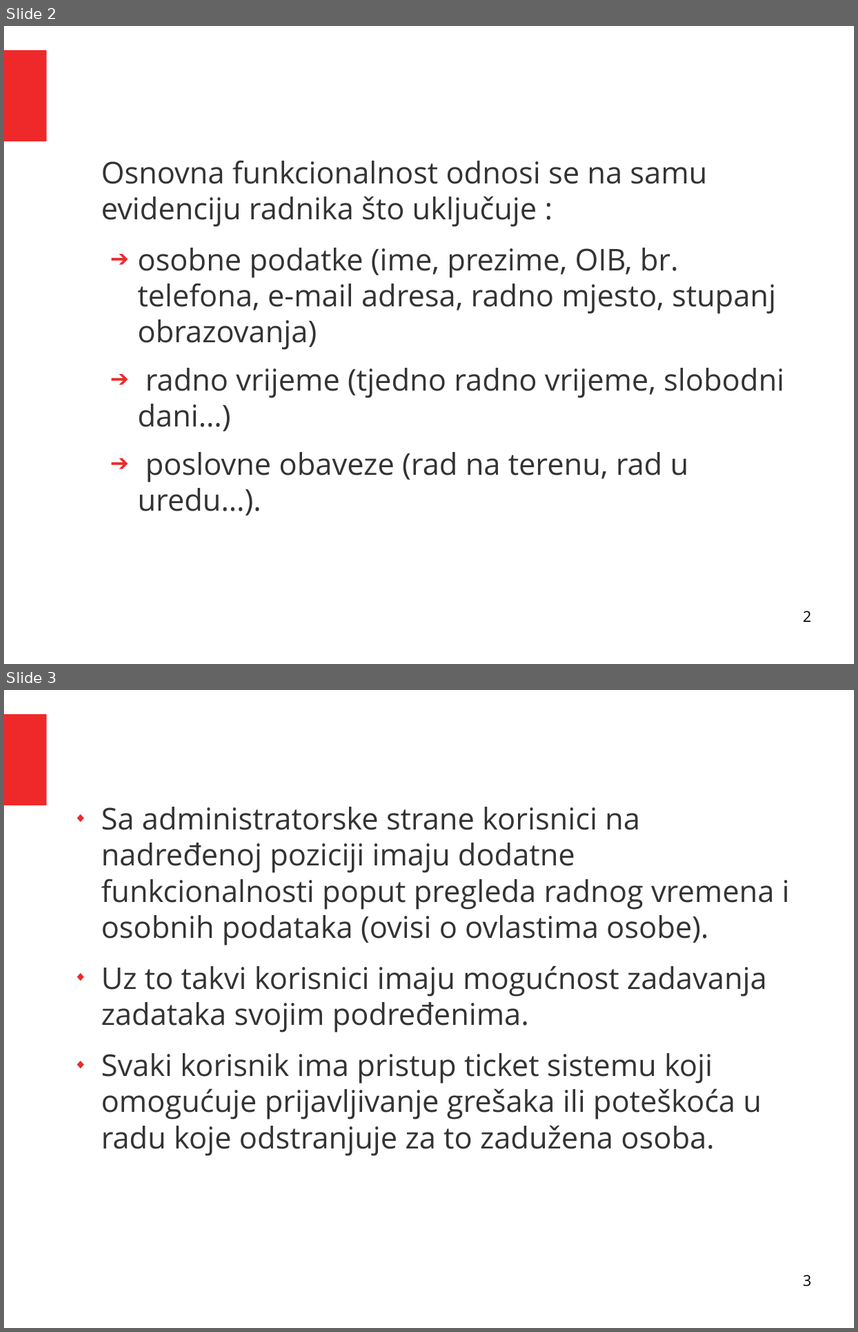
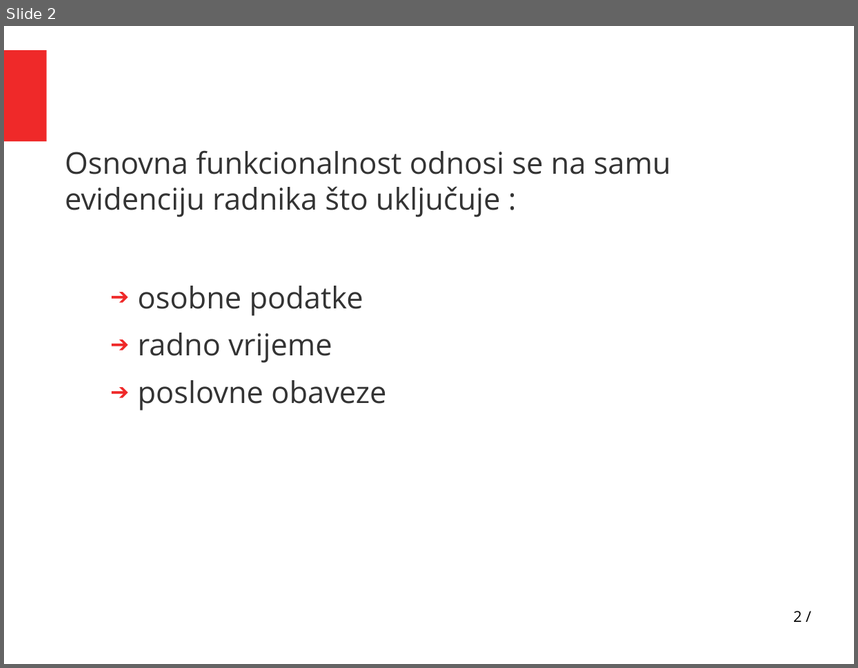
Before and after one commit to Alpfonso/Evidencija-i-administracija-radnika, a slide deck: presentation/prezentacija.odp. Shown one above the other, each under a label of ours: slides 2 and 3 before the commit, slide 2 after it. The pictures are 858x1332 and 858x668 pixels, drawn with LibreOffice and Linux fonts; fonts in the diff are those of the drawing. Boxes give left, top, right and bottom in pixels: in the first picture for what was removed or moved away, otherwise in the second. Text is boxed around its words. In the diff, an @@ line names an element or a change of style, - is before the commit and + after.

```diff
--- a/presentation/prezentacija.odp
+++ b/presentation/prezentacija.odp
@@ slide 3 removed at <box>4,690,854,1328</box>, background #FFFFFF; not listed: 1 template element that a slide beside it also shows @@
@@ text removed at <box>101,807,790,1156</box> @@
-◆ Sa administratorske strane korisnici na nadređenoj poziciji imaju dodatne funkcionalnosti poput pregleda radnog vremena i osobnih podataka (ovisi o ovlastima osobe).
-◆ Uz to takvi korisnici imaju mogućnost zadavanja zadataka svojim podređenima.
-◆ Svaki korisnik ima pristup ticket sistemu koji omogućuje prijavljivanje grešaka ili poteškoća u radu koje odstranjuje za to zadužena osoba.
@@ page number removed at <box>803,1274,811,1286</box> @@
-3
@@ slide 2 changed as well @@
@@ text "Osnovna funkcionalnost odnosi se na ...": place and size @@
-text "Osnovna funkcionalnost odnosi se na ..." at <box>101,160,784,515</box>
+text "Osnovna funkcionalnost odnosi se na ..." at <box>65,150,671,410</box>
@@ text at <box>65,150,671,217</box>: indent changed @@
@@ text at <box>138,285,386,410</box>: text changed @@
-  ➔ osobne podatke (ime, prezime, OIB, br. telefona, e-mail adresa, radno mjesto, stupanj obrazovanja)
-  ➔ radno vrijeme (tjedno radno vrijeme, slobodni dani…)
-  ➔ poslovne obaveze (rad na terenu, rad u uredu…).
+  ➔ osobne podatke
+  ➔ radno vrijeme
+  ➔ poslovne obaveze
@@ page number at <box>793,610,802,621</box>: text changed @@
-2
+2 /
```
Also in this commit, not shown: 3 other slides changed, 2 slides added, 2 other slides removed, 1 other file.
